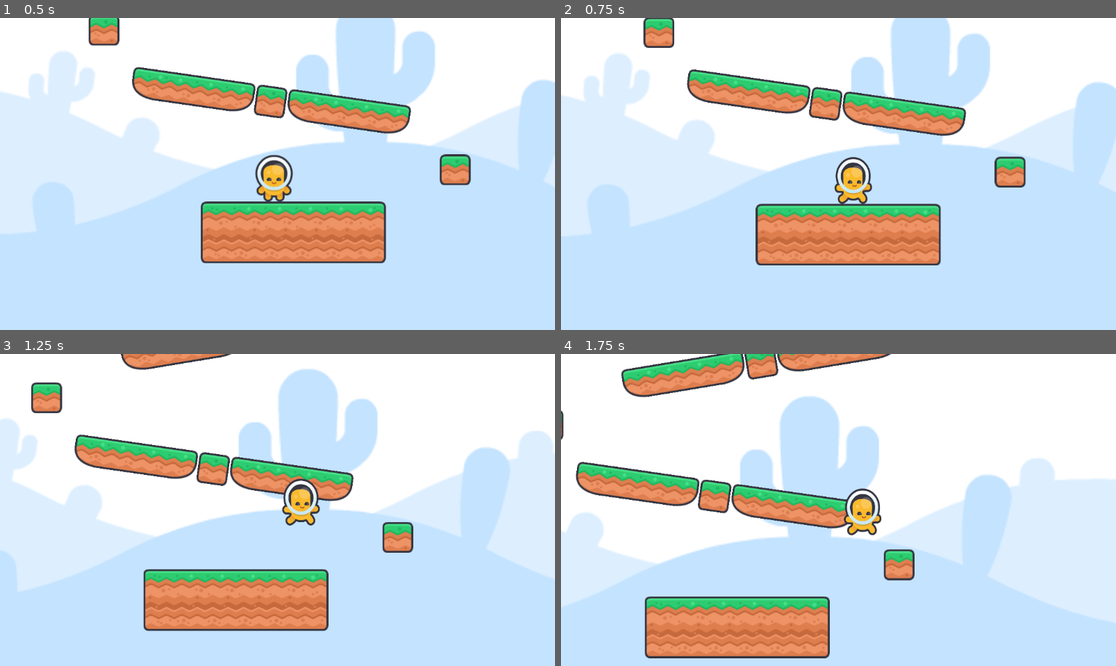
Above: before the commit, frames 1-4 (two rows, left to right).
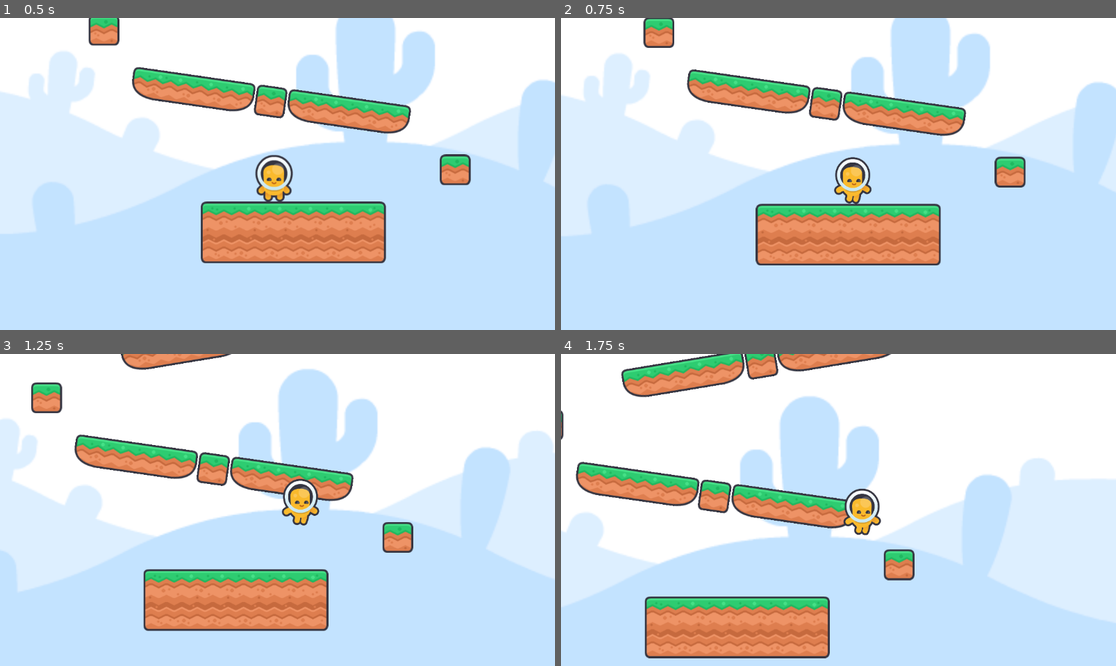
Above: after the commit, the same moments.

Repository: Santy-567/practica
Game: Godot game, scene res://Niveles/Nivel1.tscn
Two runs of this game, one before a commit and one after it. Both use one fixed random seed, a clock stepped at 60 frames per second and the inputs below.
Inputs:
- Up to frame 1 (0.5 s): no input
- Up to frame 2 (0.75 s): hold D (Derecha) from 0.53 s (still down)
- Up to frame 3 (1.25 s): keep holding D (Derecha); tap W (Arriba) at 0.77 s
- Up to frame 4 (1.75 s): keep holding D (Derecha); tap W (Arriba) at 1.52 s

Frame 1 is identical in both runs. In frame 2, 0.4% of the frame differs, in the area x 49-57%, y 44-60%; in frame 3, 0.4%; in frame 4, 0.4%.

Commit message:
Personaje

Diff:
--- a/Personajes/Yellow.tscn
+++ b/Personajes/Yellow.tscn
@@ -1,13 +1,15 @@
-[gd_scene load_steps=9 format=3 uid="uid://6xpxak8mtw30"]
+[gd_scene load_steps=10 format=3 uid="uid://6xpxak8mtw30"]
 
 [ext_resource type="Texture2D" uid="uid://ck8ow6vk2raoh" path="res://Imagenes/ImgPer/character_yellow_front.png" id="1_erble"]
 [ext_resource type="Texture2D" uid="uid://blqo1iusleo2m" path="res://Imagenes/ImgPer/character_yellow_walk_a.png" id="2_elnvj"]
+[ext_resource type="Texture2D" uid="uid://ceniykx3qe12d" path="res://Imagenes/ImgPer/character_yellow_walk_b.png" id="3_efv6c"]
 
 [sub_resource type="RectangleShape2D" id="RectangleShape2D_elnvj"]
 size = Vector2(78, 97)
 
 [sub_resource type="Animation" id="Animation_ay7iu"]
 resource_name = "Adelante"
+loop_mode = 1
 tracks/0/type = "value"
 tracks/0/imported = false
 tracks/0/enabled = true
@@ -39,10 +41,22 @@
 tracks/2/interp = 1
 tracks/2/loop_wrap = true
 tracks/2/keys = {
-"times": PackedFloat32Array(0),
-"transitions": PackedFloat32Array(1),
-"update": 1,
-"values": [true]
+"times": PackedFloat32Array(0, 0.125, 0.25, 0.375, 0.5, 0.625, 0.75, 0.875, 1),
+"transitions": PackedFloat32Array(1, 1, 1, 1, 1, 1, 1, 1, 1),
+"update": 1,
+"values": [true, false, true, false, true, false, true, false, true]
+}
+tracks/3/type = "value"
+tracks/3/imported = false
+tracks/3/enabled = true
+tracks/3/path = NodePath("CharacterYellowWalkB:visible")
+tracks/3/interp = 1
+tracks/3/loop_wrap = true
+tracks/3/keys = {
+"times": PackedFloat32Array(0, 0.125, 0.25, 0.375, 0.5, 0.625, 0.75, 0.875, 1),
+"transitions": PackedFloat32Array(1, 1, 1, 1, 1, 1, 1, 1, 1),
+"update": 1,
+"values": [false, true, false, true, false, true, false, true, false]
 }
 
 [sub_resource type="Animation" id="Animation_ni2kt"]
@@ -156,6 +170,18 @@
 tracks/2/interp = 1
 tracks/2/loop_wrap = true
 tracks/2/keys = {
+"times": PackedFloat32Array(0),
+"transitions": PackedFloat32Array(1),
+"update": 1,
+"values": [false]
+}
+tracks/3/type = "value"
+tracks/3/imported = false
+tracks/3/enabled = true
+tracks/3/path = NodePath("CharacterYellowWalkB:visible")
+tracks/3/interp = 1
+tracks/3/loop_wrap = true
+tracks/3/keys = {
 "times": PackedFloat32Array(0),
 "transitions": PackedFloat32Array(1),
 "update": 1,
@@ -182,6 +208,12 @@
 scale = Vector2(0.46875, 0.511719)
 texture = ExtResource("2_elnvj")
 
+[node name="CharacterYellowWalkB" type="Sprite2D" parent="."]
+visible = false
+position = Vector2(-1, 3.5)
+scale = Vector2(0.46875, 0.480469)
+texture = ExtResource("3_efv6c")
+
 [node name="CharacterYellowWalkA2" type="Sprite2D" parent="."]
 visible = false
 position = Vector2(1.19209e-06, 0.499989)
Binary file added: Imagenes/ImgPer/character_yellow_jump.png
Not shown, added: Imagenes/ImgPer/character_yellow_jump.png.import
Binary file added: Imagenes/ImgPer/character_yellow_walk_b.png
Not shown, added: Imagenes/ImgPer/character_yellow_walk_b.png.import
